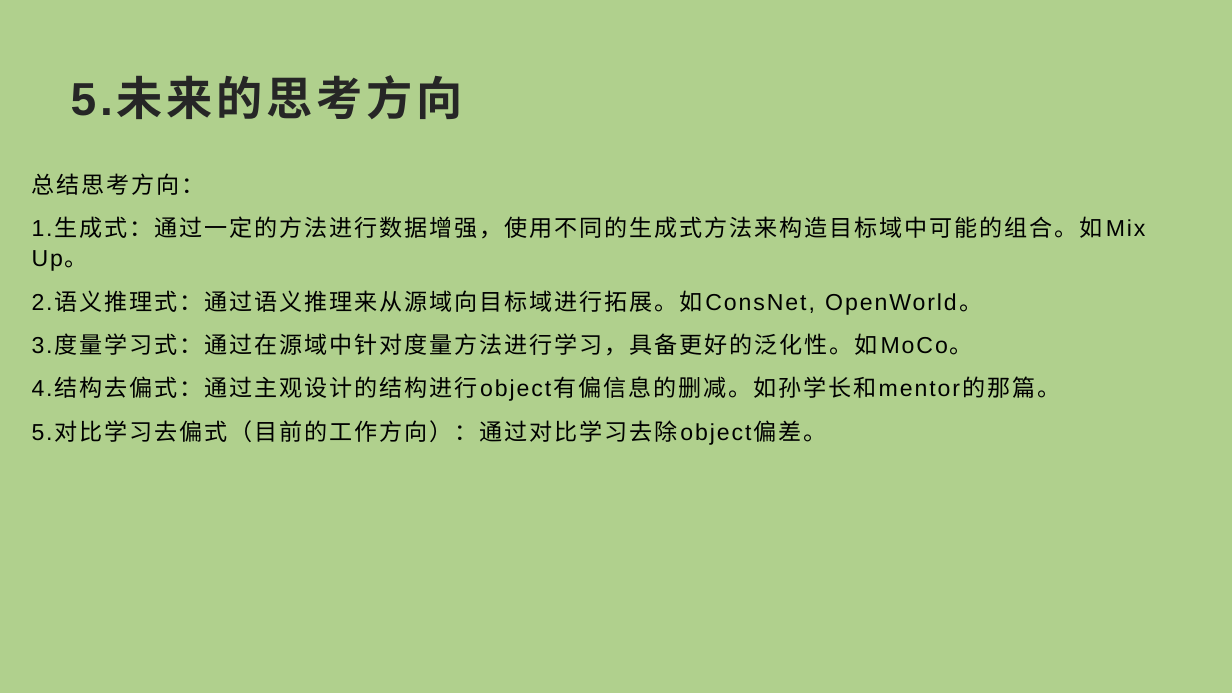
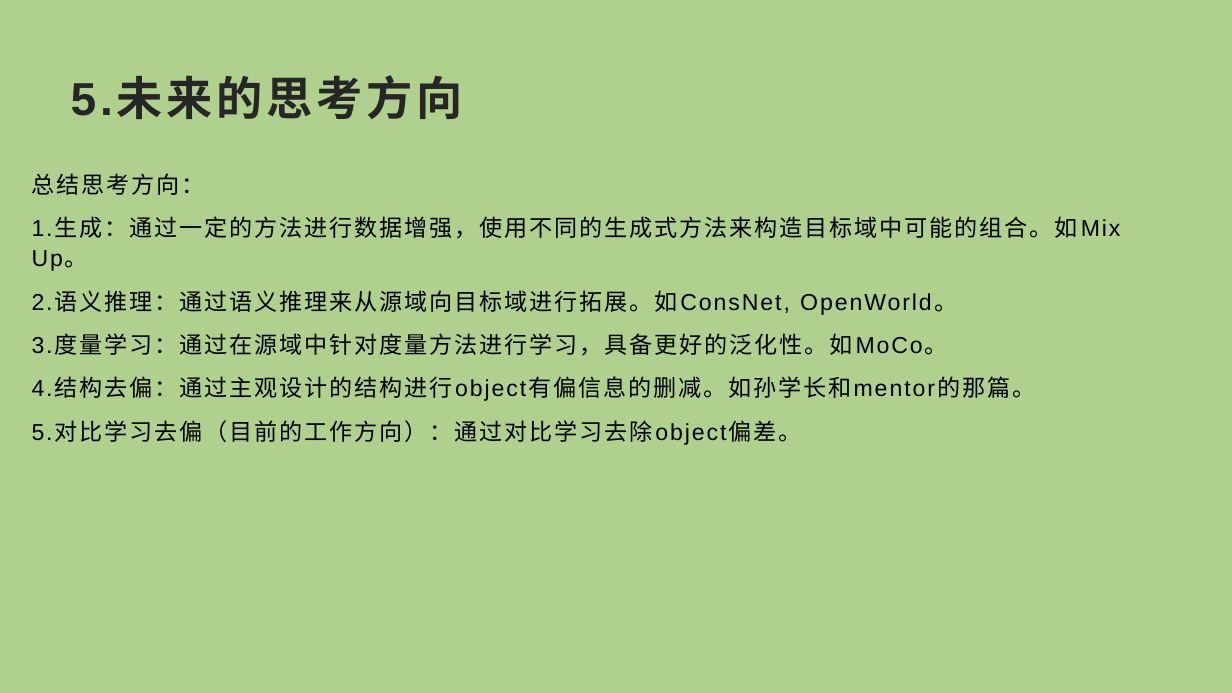
Before and after one commit to Randle-Github/paper-video-action-recognition, a slide deck: slide 13 of compositional action recognition survey.pptx. Drawn at 1232x693 pixels with LibreOffice and Linux fonts; fonts in the diff are those of the drawing. Boxes give left, top, right and bottom in pixels: in the first picture for what was removed or moved away, otherwise in the second. Text is boxed around its words. In the diff, an @@ line names an element or a change of style, - is before the commit and + after.

```diff
--- a/compositional action recognition survey.pptx
+++ b/compositional action recognition survey.pptx
@@ text at <box>32,218,1121,445</box>: text changed @@
-1.生成式：通过一定的方法进行数据增强，使用不同的生成式方法来构造目标域中可能的组合。如Mix Up。
-2.语义推理式：通过语义推理来从源域向目标域进行拓展。如ConsNet, OpenWorld。
-3.度量学习式：通过在源域中针对度量方法进行学习，具备更好的泛化性。如MoCo。
-4.结构去偏式：通过主观设计的结构进行object有偏信息的删减。如孙学长和mentor的那篇。
-5.对比学习去偏式（目前的工作方向）：通过对比学习去除object偏差。
+1.生成：通过一定的方法进行数据增强，使用不同的生成式方法来构造目标域中可能的组合。如Mix Up。
+2.语义推理：通过语义推理来从源域向目标域进行拓展。如ConsNet, OpenWorld。
+3.度量学习：通过在源域中针对度量方法进行学习，具备更好的泛化性。如MoCo。
+4.结构去偏：通过主观设计的结构进行object有偏信息的删减。如孙学长和mentor的那篇。
+5.对比学习去偏（目前的工作方向）：通过对比学习去除object偏差。
```
Also in this commit, not shown: 1 other slide changed, 6 other files.
